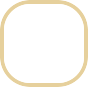
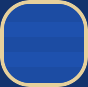
Comparing the layer stacks of the two 88px x 87px images. Changes:
added layer "Layer 8" (linear light) above "Hue/Saturation 1 copy" over [0, 0, 88, 87]
added layer "Hue/Saturation 1 copy" above "Hue/Saturation 1" over [2, 2, 86, 85]
hid group "Group 1" (3 layers) over [2, 2, 86, 85]
